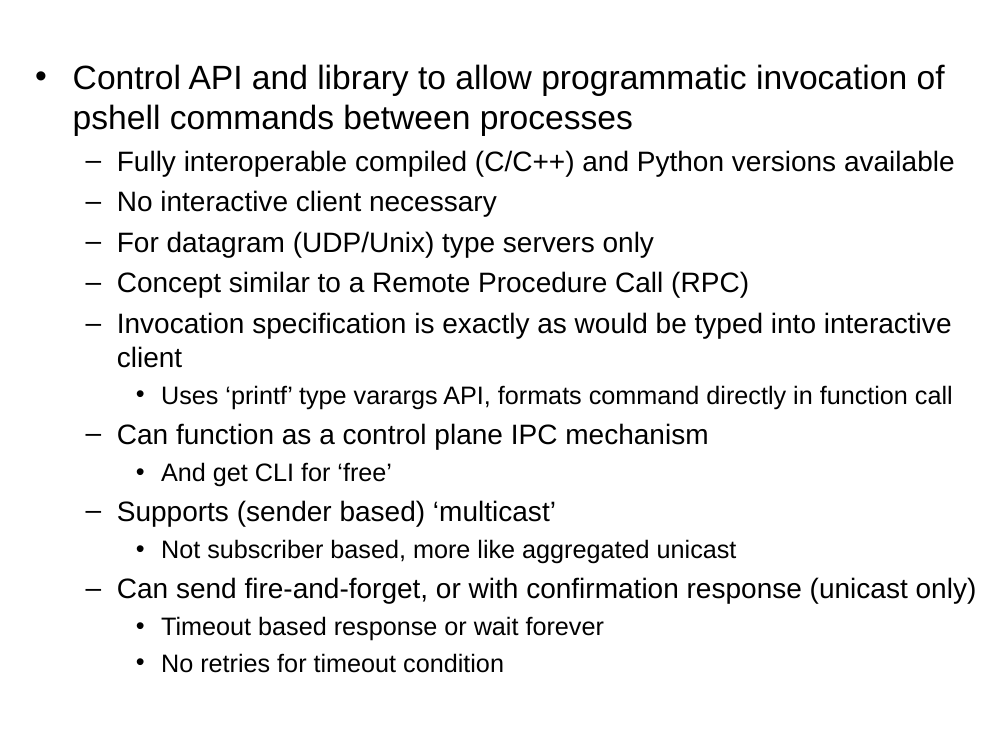
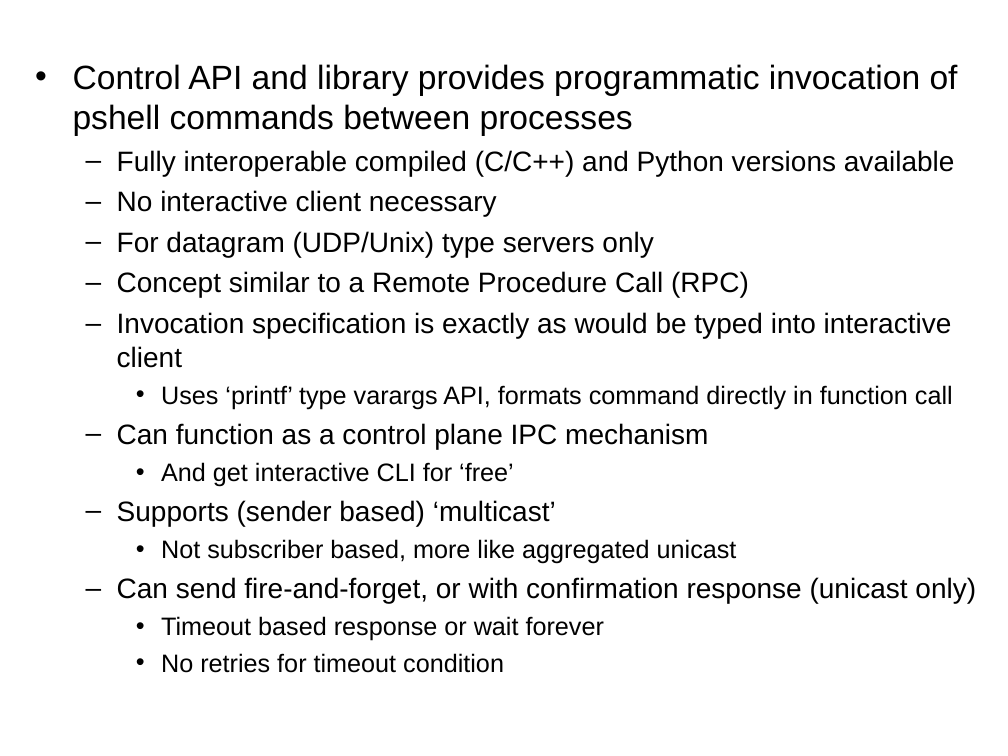
Before and after one commit to RonIovine/pshell, a slide deck: slide 4 of PSHELL-Framework.ppt. Drawn at 1008x756 pixels with LibreOffice and Linux fonts; fonts in the diff are those of the drawing. Boxes give left, top, right and bottom in pixels: in the first picture for what was removed or moved away, otherwise in the second. Text is boxed around its words. In the diff, an @@ line names an element or a change of style, - is before the commit and + after.

```diff
--- a/PSHELL-Framework.ppt
+++ b/PSHELL-Framework.ppt
@@ text at [73, 64, 958, 136]: text changed @@
-• Control API and library to allow programmatic invocation of pshell commands between processes
+• Control API and library provides programmatic invocation of pshell commands between processes
@@ text at [161, 462, 514, 487]: text changed @@
-    • And get CLI for ‘free’
+    • And get interactive CLI for ‘free’
```
Also in this commit, not shown: 1 other slide changed, 2 other files.
